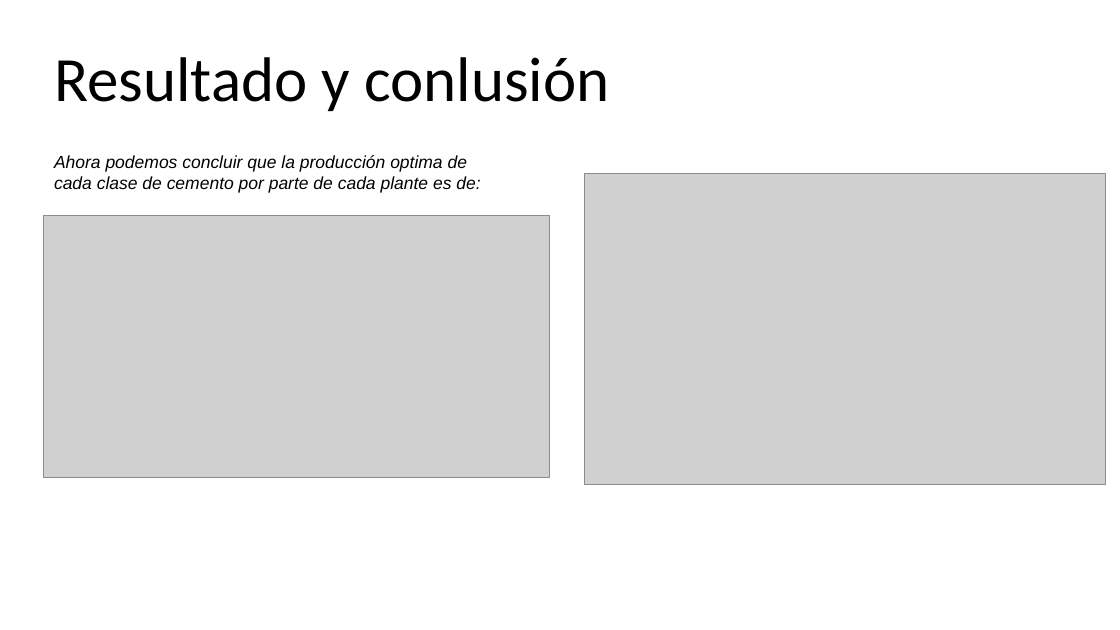
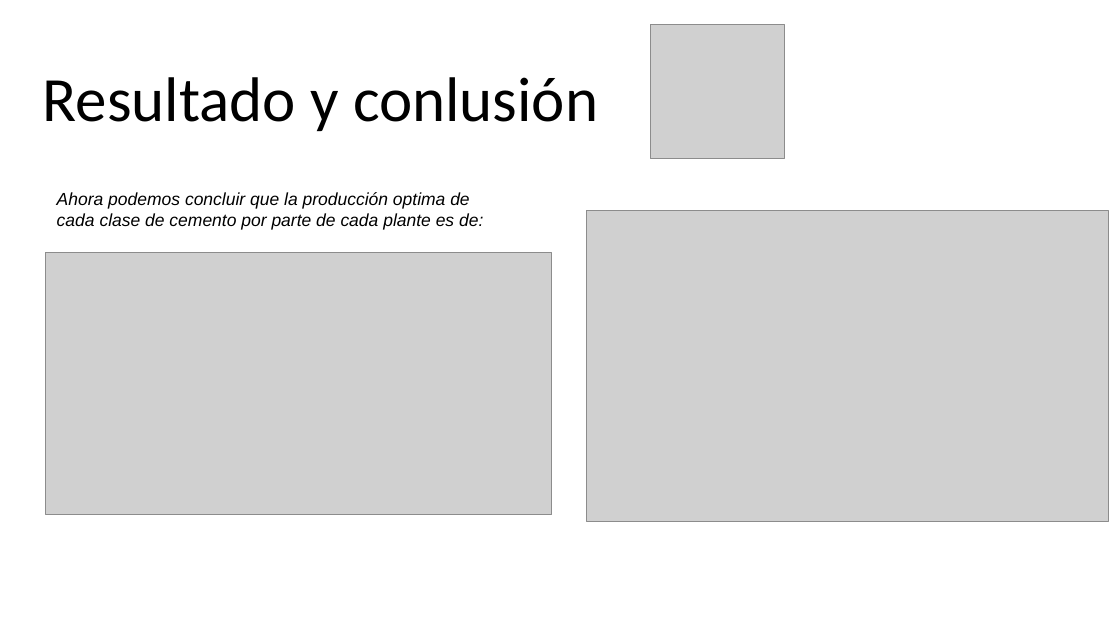
Before and after one commit to lizarragad/proyecto_modulo1, a slide deck: slide 7 of Presentación del proyecto.pptx. Drawn at 1120x630 pixels with LibreOffice and Linux fonts; fonts in the diff are those of the drawing; grey boxes stand for pictures. Boxes give left, top, right and bottom in pixels: in the first picture for what was removed or moved away, otherwise in the second. Text is boxed around its words. In the diff, an @@ line names an element or a change of style, - is before the commit and + after.

```diff
--- a/Presentación del proyecto.pptx
+++ b/Presentación del proyecto.pptx
@@ picture added at <box>650,24,785,159</box> @@
@@ text "Resultado y conlusión": place and size @@
-text "Resultado y conlusión" at <box>54,57,609,111</box>
+text "Resultado y conlusión" at <box>43,77,598,131</box>
@@ 2 pictures, 1 text: place and size @@
-2 pictures, 1 text at <box>43,155,1106,485</box>
+2 pictures, 1 text at <box>46,192,1109,522</box>
```
Also in this commit, not shown: 8 other slides changed, 1 other file.
